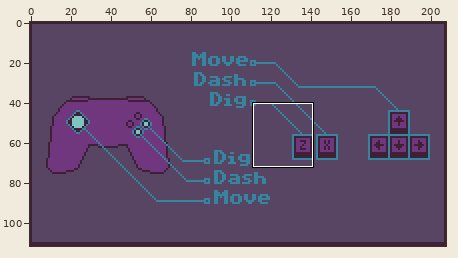
Pixel-art file: assets/art/menu/controls.ase. Above, an overview of the earlier version with the close-up marked.
Close-up. Before the commit:
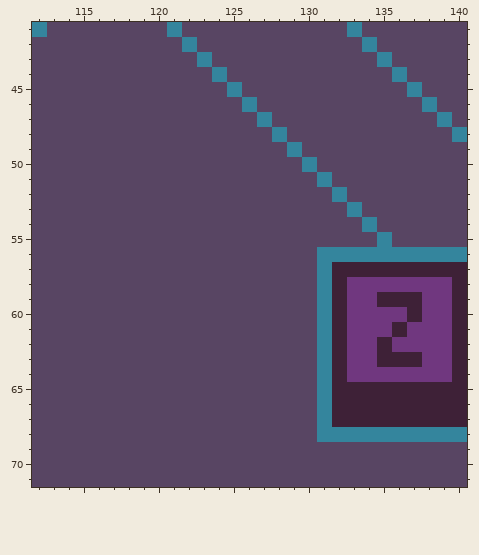
208x112 pixels, 1 frame. Shown: x 112..140, y 41..71.
And afterwards:
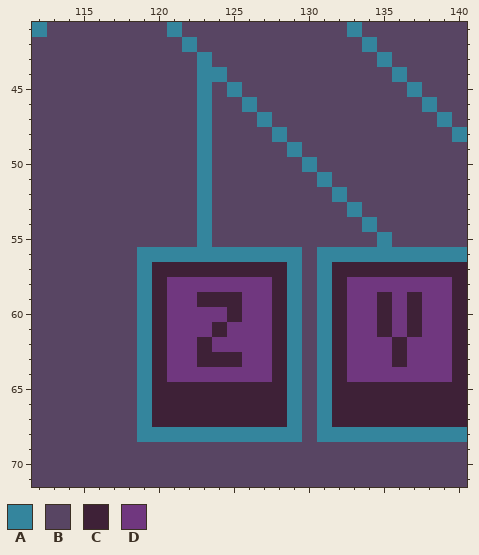
Palette (. is transparent): A #34859d  B #584563  C #3e2137  D #70377f
The exact change:
--- layer "Layer 2"
@@ x 112..140 @@
 43 BBBBBBBBBBBABBBBBBBBBBBABBBBB
-44 BBBBBBBBBBBBABBBBBBBBBBBABBBB
-45 BBBBBBBBBBBBBABBBBBBBBBBBABBB
-46 BBBBBBBBBBBBBBABBBBBBBBBBBABB
-47 BBBBBBBBBBBBBBBABBBBBBBBBBBAB
-48 BBBBBBBBBBBBBBBBABBBBBBBBBBBA
-49 BBBBBBBBBBBBBBBBBABBBBBBBBBBB
-50 BBBBBBBBBBBBBBBBBBABBBBBBBBBB
-51 BBBBBBBBBBBBBBBBBBBABBBBBBBBB
-52 BBBBBBBBBBBBBBBBBBBBABBBBBBBB
-53 BBBBBBBBBBBBBBBBBBBBBABBBBBBB
-54 BBBBBBBBBBBBBBBBBBBBBBABBBBBB
-55 BBBBBBBBBBBBBBBBBBBBBBBABBBBB
-56 BBBBBBBBBBBBBBBBBBBAAAAAAAAAA
-57 BBBBBBBBBBBBBBBBBBBACCCCCCCCC
-58 BBBBBBBBBBBBBBBBBBBACDDDDDDDC
-59 BBBBBBBBBBBBBBBBBBBACDDCCCDDC
-60 BBBBBBBBBBBBBBBBBBBACDDDDCDDC
-61 BBBBBBBBBBBBBBBBBBBACDDDCDDDC
-62 BBBBBBBBBBBBBBBBBBBACDDCDDDDC
-63 BBBBBBBBBBBBBBBBBBBACDDCCCDDC
-64 BBBBBBBBBBBBBBBBBBBACDDDDDDDC
-65 BBBBBBBBBBBBBBBBBBBACCCCCCCCC
-66 BBBBBBBBBBBBBBBBBBBACCCCCCCCC
-67 BBBBBBBBBBBBBBBBBBBACCCCCCCCC
-68 BBBBBBBBBBBBBBBBBBBAAAAAAAAAA
+44 BBBBBBBBBBBAABBBBBBBBBBBABBBB
+45 BBBBBBBBBBBABABBBBBBBBBBBABBB
+46 BBBBBBBBBBBABBABBBBBBBBBBBABB
+47 BBBBBBBBBBBABBBABBBBBBBBBBBAB
+48 BBBBBBBBBBBABBBBABBBBBBBBBBBA
+49 BBBBBBBBBBBABBBBBABBBBBBBBBBB
+50 BBBBBBBBBBBABBBBBBABBBBBBBBBB
+51 BBBBBBBBBBBABBBBBBBABBBBBBBBB
+52 BBBBBBBBBBBABBBBBBBBABBBBBBBB
+53 BBBBBBBBBBBABBBBBBBBBABBBBBBB
+54 BBBBBBBBBBBABBBBBBBBBBABBBBBB
+55 BBBBBBBBBBBABBBBBBBBBBBABBBBB
+56 BBBBBBBAAAAAAAAAAABAAAAAAAAAA
+57 BBBBBBBACCCCCCCCCABACCCCCCCCC
+58 BBBBBBBACDDDDDDDCABACDDDDDDDC
+59 BBBBBBBACDDCCCDDCABACDDCDCDDC
+60 BBBBBBBACDDDDCDDCABACDDCDCDDC
+61 BBBBBBBACDDDCDDDCABACDDCDCDDC
+62 BBBBBBBACDDCDDDDCABACDDDCDDDC
+63 BBBBBBBACDDCCCDDCABACDDDCDDDC
+64 BBBBBBBACDDDDDDDCABACDDDDDDDC
+65 BBBBBBBACCCCCCCCCABACCCCCCCCC
+66 BBBBBBBACCCCCCCCCABACCCCCCCCC
+67 BBBBBBBACCCCCCCCCABACCCCCCCCC
+68 BBBBBBBAAAAAAAAAAABAAAAAAAAAA
 69 BBBBBBBBBBBBBBBBBBBBBBBBBBBBB
Where, in picture pixels (left, top, right, bottom), the same in both close-ups:
changed: (137, 67, 302, 442)
changed: (377, 292, 422, 367)
